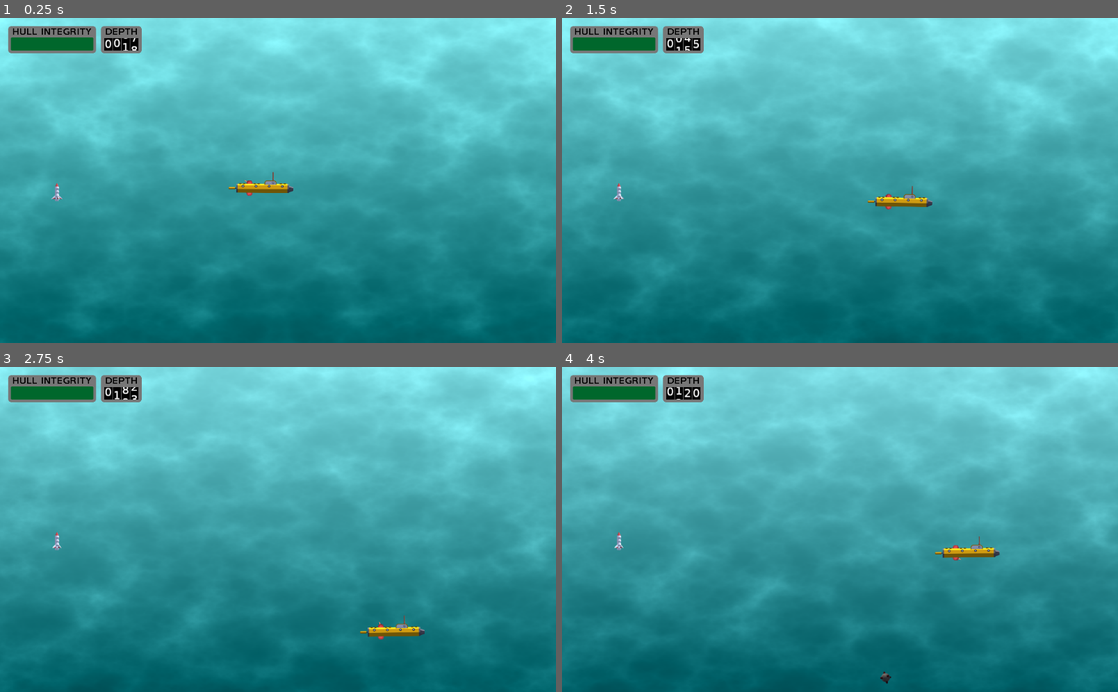
Above: before the commit, frames 1-4 (two rows, left to right).
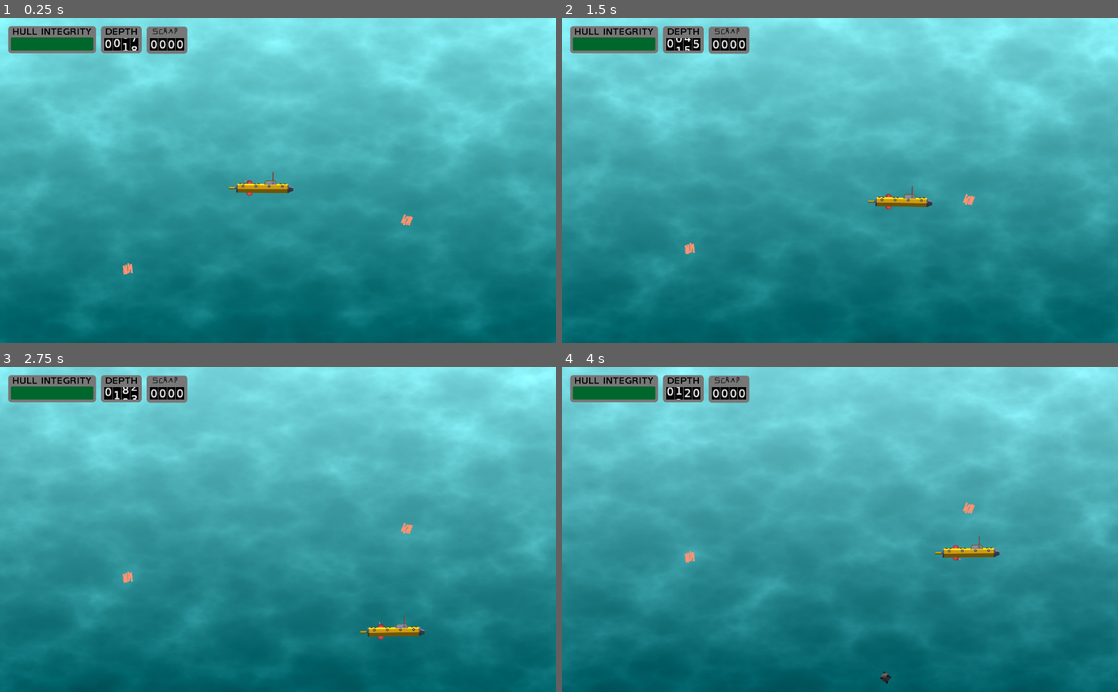
Above: after the commit, the same moments.

Repository: marc-hugh-tom/ludum-dare-48
Game: Godot game, scene res://nodes/PlayState.tscn
Two runs of this game, one before a commit and one after it. Both use one fixed random seed, a clock stepped at 60 frames per second and the inputs below.
Inputs (mouse positions are in pixels of both pictures, inside the frame that each line leads up to):
- Up to frame 1 (0.25 s): no input
- Up to frame 2 (1.5 s): move the mouse to (962, 164) at 0.52 s; hold D (ui_right) 0.53-1.28 s; move the mouse to (728, 196) at 1.27 s; hold S (ui_down) from 1.28 s (still down)
- Up to frame 3 (2.75 s): move the mouse to (333, 458) at 2.02 s; release S (ui_down) at 2.03 s; hold D (ui_right) from 2.03 s (still down)
- Up to frame 4 (4 s): move the mouse to (812, 594) at 2.77 s; release D (ui_right) at 2.78 s; hold W (ui_up) 2.78-3.53 s; move the mouse to (1006, 578) at 3.52 s; hold A (ui_left) from 3.53 s (still down)

The runs differ from the first frame. In frame 1, 0.8% of the frame differs, in the area x 9-75%, y 2-80%; in frame 2, 0.8%; in frame 3, 0.8%; in frame 4, 0.8%.

Commit message:
add some scrap to play state

Diff:
--- a/nodes/PlayState.tscn
+++ b/nodes/PlayState.tscn
@@ -1,7 +1,8 @@
-[gd_scene load_steps=8 format=2]
+[gd_scene load_steps=9 format=2]
 
 [ext_resource path="res://nodes/sub.tscn" type="PackedScene" id=1]
-[ext_resource path="res://nodes/Torpedo.tscn" type="PackedScene" id=3]
+[ext_resource path="res://nodes/ScrapCounter.tscn" type="PackedScene" id=2]
+[ext_resource path="res://nodes/scrap.tscn" type="PackedScene" id=3]
 [ext_resource path="res://nodes/Background.tscn" type="PackedScene" id=4]
 [ext_resource path="res://nodes/HullIntegrity.tscn" type="PackedScene" id=5]
 [ext_resource path="res://scripts/PlayState.gd" type="Script" id=6]
@@ -18,8 +19,11 @@
 [node name="sub" parent="Foreground" instance=ExtResource( 1 )]
 position = Vector2( 481.477, 321.579 )
 
-[node name="Torpedo" parent="Foreground" instance=ExtResource( 3 )]
-position = Vector2( 104.872, 337.626 )
+[node name="scrap" parent="Foreground" instance=ExtResource( 3 )]
+position = Vector2( 235.122, 470.297 )
+
+[node name="scrap2" parent="Foreground" instance=ExtResource( 3 )]
+position = Vector2( 749.036, 381.53 )
 
 [node name="HUD" type="Node2D" parent="."]
 
@@ -29,4 +33,7 @@
 [node name="DepthCounter" parent="HUD" instance=ExtResource( 7 )]
 position = Vector2( 223.5, 48 )
 
+[node name="scrap_meter" parent="HUD" instance=ExtResource( 2 )]
+position = Vector2( 307.681, 48.7217 )
+
 [node name="MineSpawner" parent="." instance=ExtResource( 8 )]
